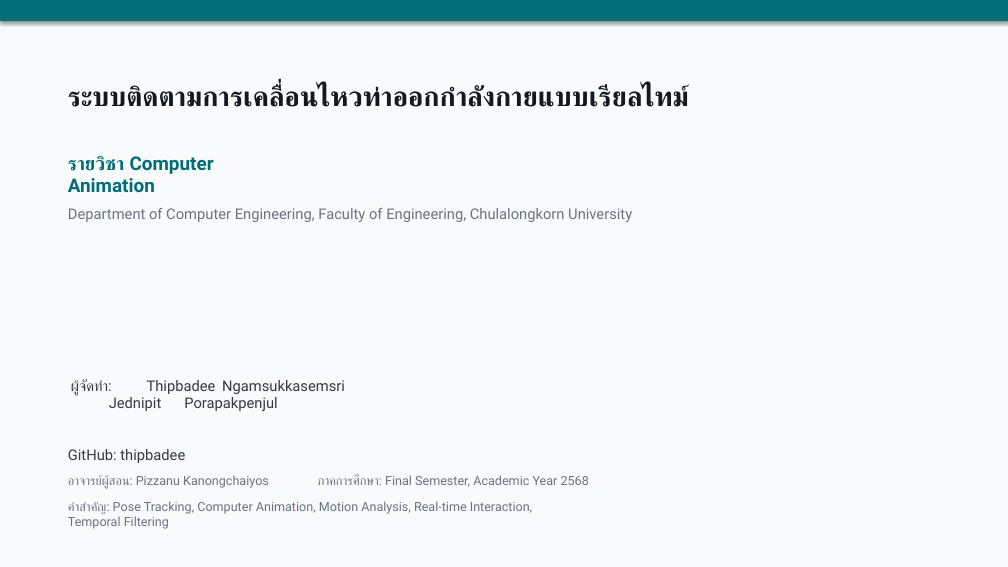
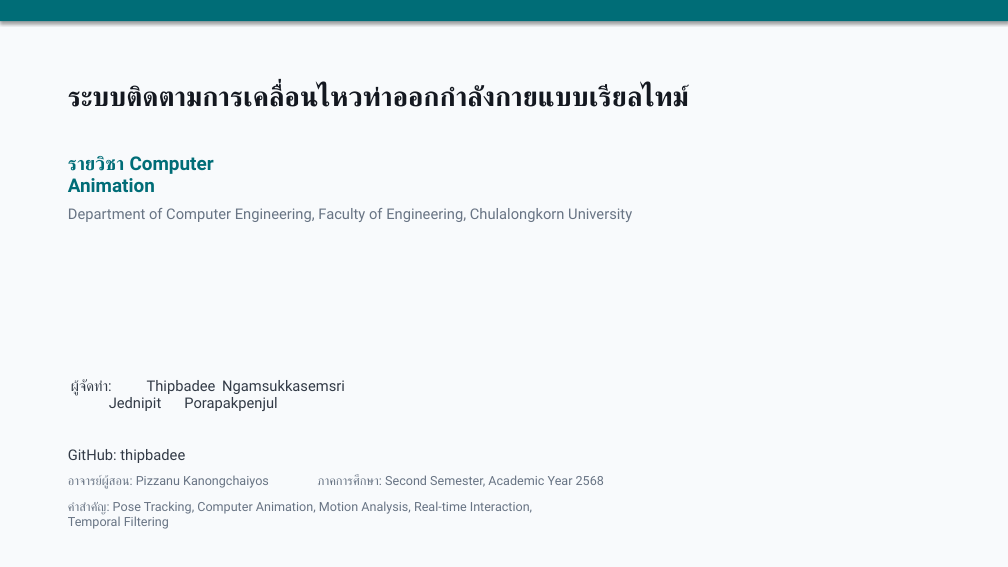
Before and after one commit to thipbadee/computer-animation-project-, a slide deck: slide 1 of report/presentation.pptx. Drawn at 1008x567 pixels with LibreOffice and Linux fonts; fonts in the diff are those of the drawing. Boxes give left, top, right and bottom in pixels: in the first picture for what was removed or moved away, otherwise in the second. Text is boxed around its words. In the diff, an @@ line names an element or a change of style, - is before the commit and + after.

Commit message:
Update presentation with new content

```diff
--- a/report/presentation.pptx
+++ b/report/presentation.pptx
@@ text at box(317, 475, 604, 487): text changed @@
-ภาคการศึกษา: Final Semester, Academic Year 2568
+ภาคการศึกษา: Second Semester, Academic Year 2568
```
